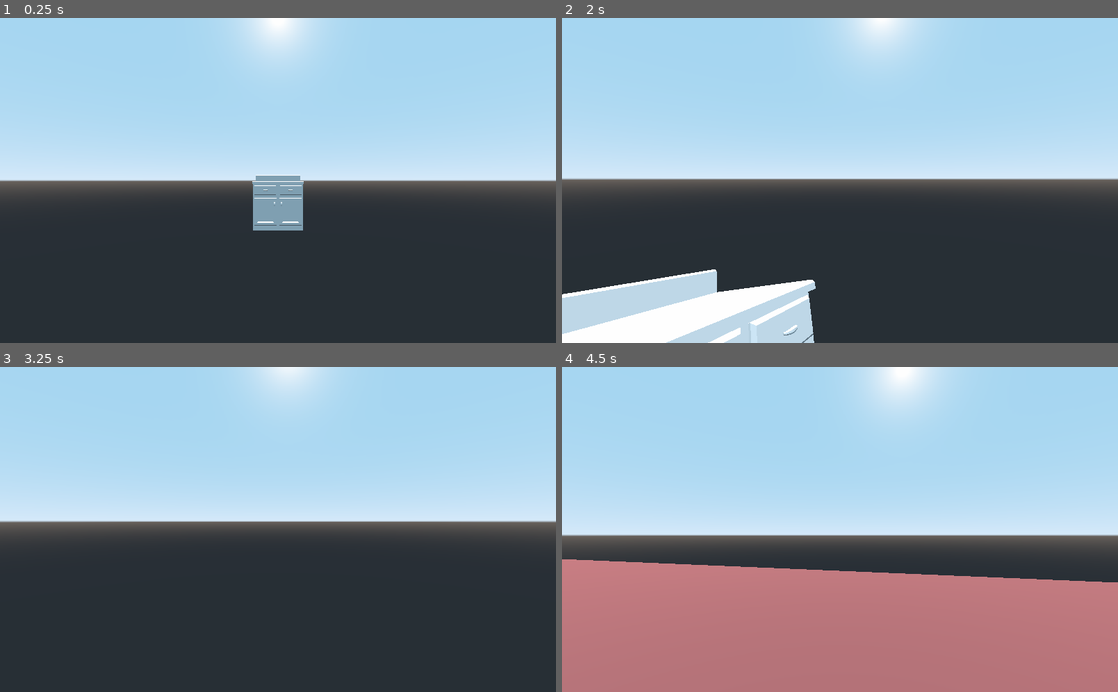
Above: before the commit, frames 1-4 (two rows, left to right).
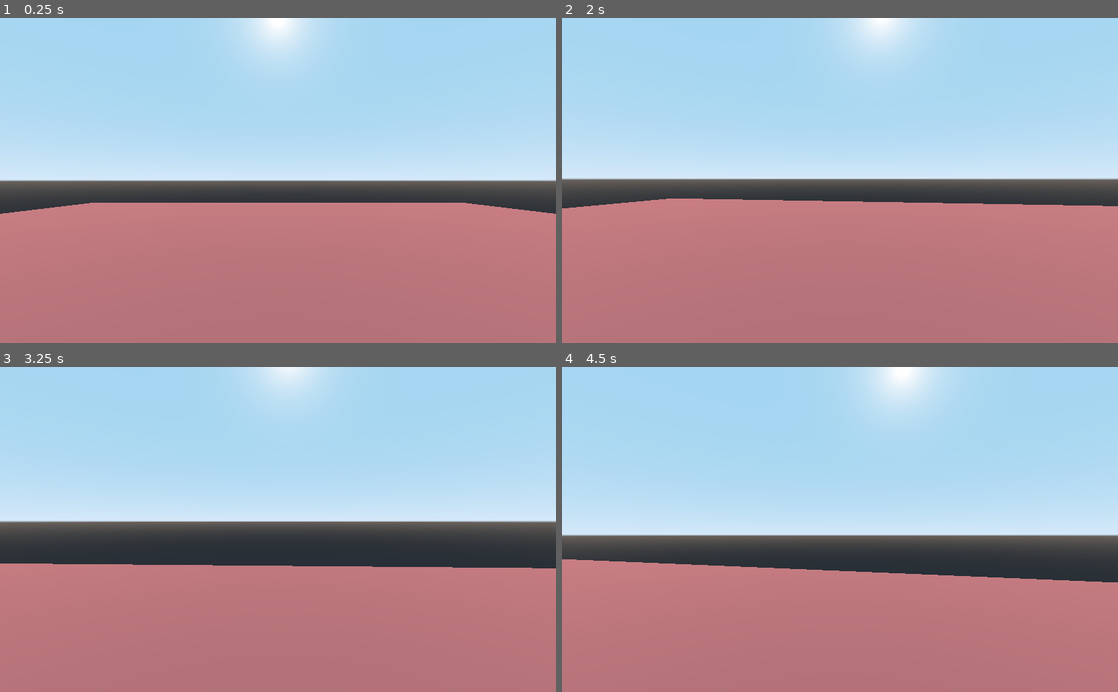
Above: after the commit, the same moments.

Repository: sirstotes/benbonkgamejam2
Game: Godot game, scene res://Test Stuff/Test Pickup Items.tscn
Same seed, same stepped clock (60 frames per second), same inputs: the game is played once before the commit and once after it.
Inputs (mouse positions are in pixels of both pictures, inside the frame that each line leads up to):
- Up to frame 1 (0.25 s): no input
- Up to frame 2 (2 s): move the mouse to (867, 180) at 0.52 s; hold W (player_forward) from 0.53 s (still down); click (867, 180) at 0.6 s; tap Space (player_jump) at 0.77, 1.52 s; move the mouse to (812, 180) at 1.27 s; right-click (812, 180) at 1.35 s
- Up to frame 3 (3.25 s): keep holding W (player_forward); move the mouse to (289, 523) at 2.02 s; click (289, 523) at 2.1 s; tap Enter at 2.75 s; move the mouse to (272, 536) at 2.77 s; right-click (272, 536) at 2.85 s; tap Space (player_jump) at 3.02 s
- Up to frame 4 (4.5 s): keep holding W (player_forward); move the mouse to (878, 532) at 3.52 s; click (878, 532) at 3.6 s; tap Space (player_jump) at 3.77 s; move the mouse to (795, 526) at 4.27 s; right-click (795, 526) at 4.35 s

The runs differ from the first frame. In frame 1, 43% of the frame differs, in the area x 0-100%, y 48-100%; in frame 2, 43%; in frame 3, 39%; in frame 4, nothing differs.

Commit message:
Update Test Pickup Items.tscn

Diff:
--- a/Test Stuff/Test Pickup Items.tscn
+++ b/Test Stuff/Test Pickup Items.tscn
@@ -19,7 +19,7 @@
 transform = Transform( 1, 0, 0, 0, -1.62921e-07, 1, 0, -1, -1.62921e-07, 0, 30, 0 )
 
 [node name="Player" parent="." instance=ExtResource( 1 )]
-transform = Transform( 1, 0, 0, 0, 1, 0, 0, 0, 1, 0, 100, 5 )
+transform = Transform( 1, 0, 0, 0, 1, 0, 0, 0, 1, 0, 2, 5 )
 max_walk_speed = 4.0
 jump_speed = 7.0
 gravity = -11.0
